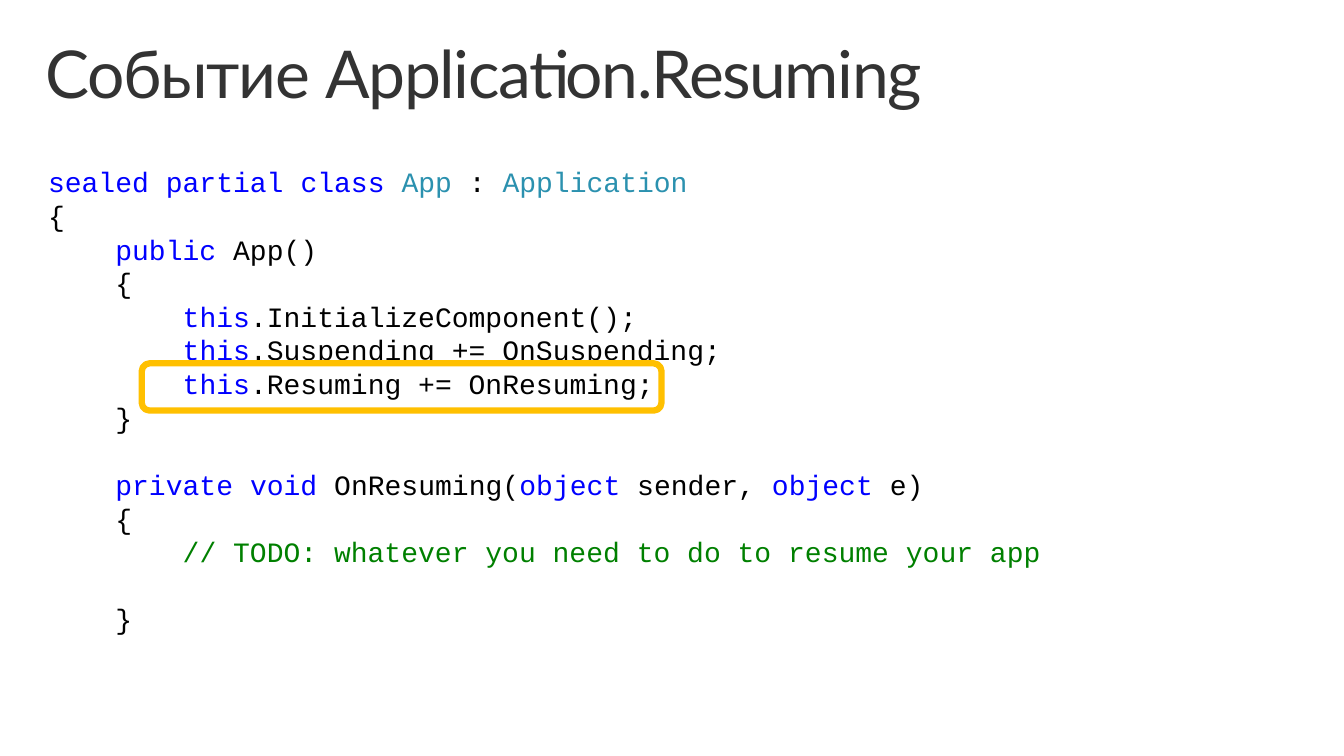
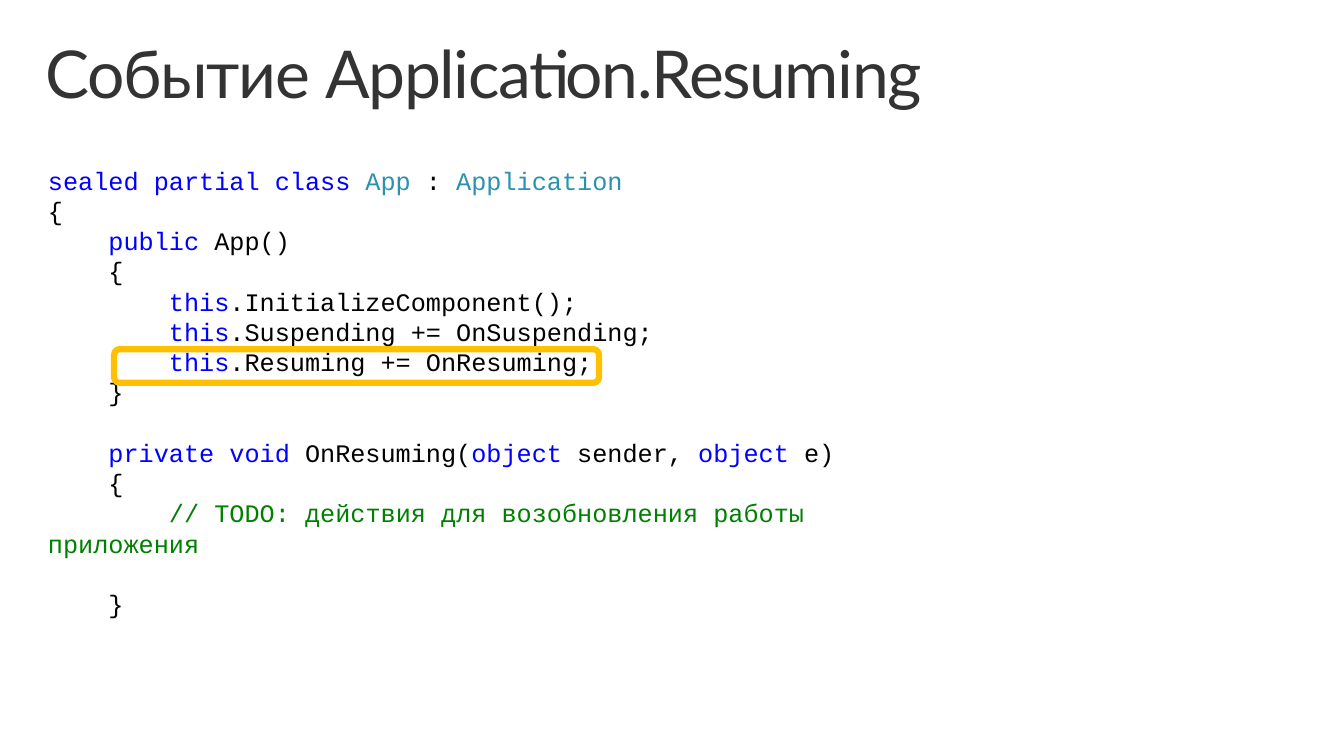
Before and after one commit to evangelism/Win10UWPCourse, a slide deck: slide 12 of 05. Application Lifecycle/5 - Application Lifecycle (RUS).pptx. Drawn at 1344x756 pixels with LibreOffice and Linux fonts; fonts in the diff are those of the drawing; background and template pictures are left out. Boxes give left, top, right and bottom in pixels: in the first picture for what was removed or moved away, otherwise in the second. Text is boxed around its words. In the diff, an @@ line names an element or a change of style, - is before the commit and + after.

```diff
--- a/05. Application Lifecycle/5 - Application Lifecycle (RUS).pptx
+++ b/05. Application Lifecycle/5 - Application Lifecycle (RUS).pptx
@@ text at [48, 171, 834, 468]: size 20 to 18 pt in "sealed partial class App : Application", "{", "public App()", "{" and 7 more places @@
@@ rounded rectangle: place and size @@
-rounded rectangle at [142, 363, 662, 410]
+rounded rectangle at [114, 349, 599, 382]
@@ text at [48, 504, 804, 559]: text changed; size 20 to 18 pt @@
-// TODO: whatever you need to do to resume your app
+// TODO: действия для возобновления работы приложения
```
Also in this commit, not shown: 1 other slide changed, 1 other file.
